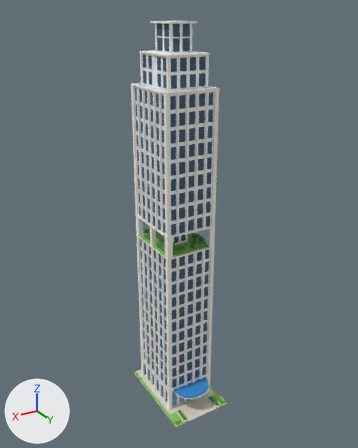
An edit to the glTF model assets/models/C223-3.glb, drawn before and after from the same camera.
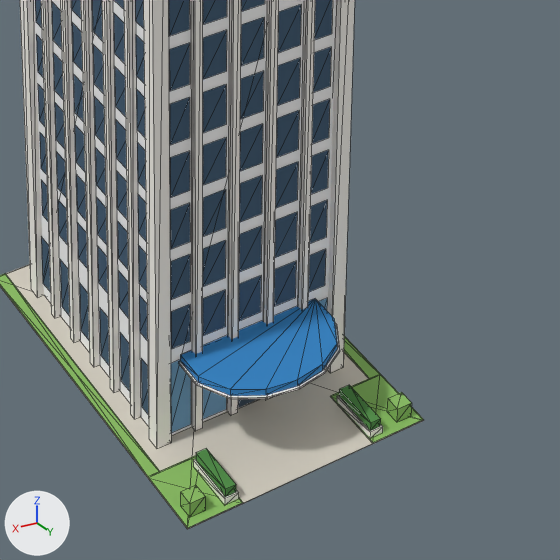
The first picture shows the older version from a 50 mm camera at (56.1, 93.7, 96.4) aimed at (-0.5, -0.7, 49.2). The close-ups show the older and then the newer version on the part from 38% to 72% of the width and 70% to 97% of the height of that picture. Only the edits that show in the close-ups are written down. Lighting does not change. The marker at lower left points along +X, +Y and +Z. The close-ups show mesh edges as thin lines. Where no turn or scale is listed for an object, it has been applied to the vertices.

The first close-up shows 'canopy', 'corner_pier', 'corner_pier.002', 'corner_pier.003', 'pier.002', 'pier.004', 'pier.006', 'pier.009', 'pier.011', 'pier.015', 'plaza', 'tower' and 93 more.
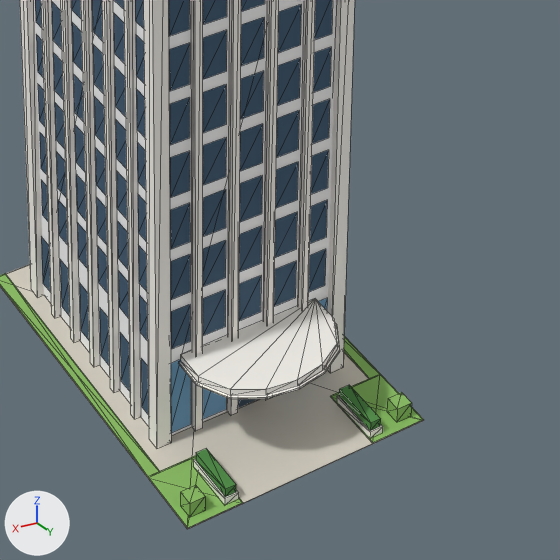
The change in detail:
me_mesh_614 has 18 vertices, 32 faces and spans x -4.6..4.6, y 5.48..10.6, z 5.2..5.65.
me_mesh_614 no longer uses material mat_awning (blue #2f86c9).
me_mesh_614 gains material mat_trim (white #fbf8f1).

Location of each change, [x1, y1, x2, y2] in pixels of the close-ups (560 x 560 px):
'canopy', recoloured (blue to white)
    both: [180, 299, 337, 396]
